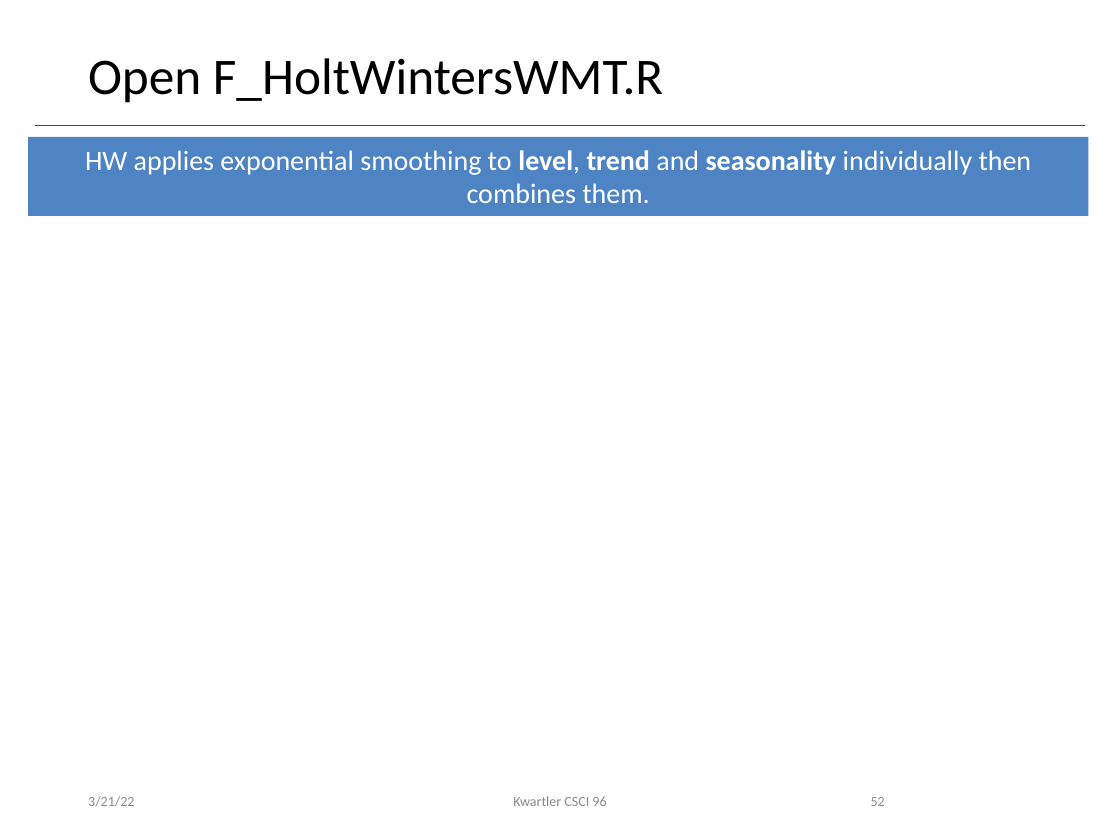
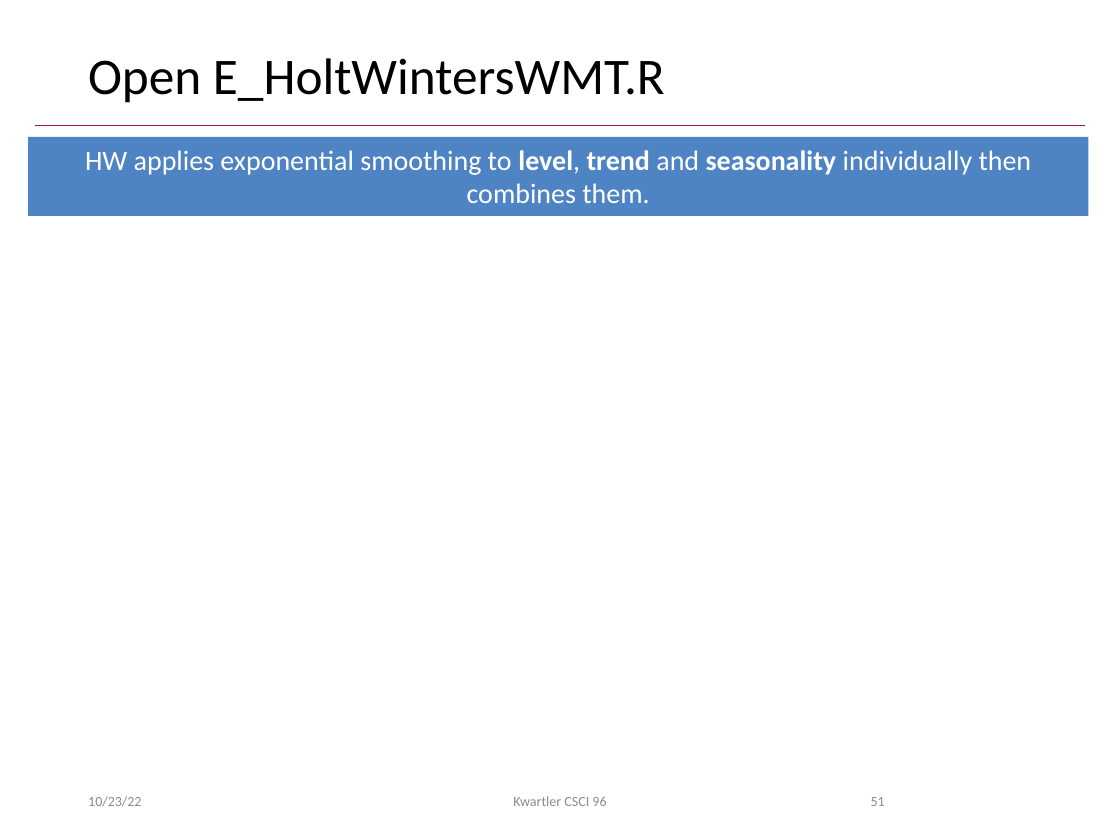
Before and after one commit to kwartler/Harvard_DataMining_Business_Student, a slide deck: slide 51 of Lessons/G_TimeSeries_Equities/A_TimeSeries.pptx (slide 52 before the commit). Drawn at 1120x840 pixels with LibreOffice and Linux fonts; fonts in the diff are those of the drawing; background and template pictures are left out. Boxes give left, top, right and bottom in pixels: in the first picture for what was removed or moved away, otherwise in the second. Text is boxed around its words. In the diff, an @@ line names an element or a change of style, - is before the commit and + after.

```diff
--- a/Lessons/G_TimeSeries_Equities/A_TimeSeries.pptx
+++ b/Lessons/G_TimeSeries_Equities/A_TimeSeries.pptx
@@ title at [88, 58, 665, 103]: text changed @@
-Open F_HoltWintersWMT.R
+Open E_HoltWintersWMT.R
@@ text at [88, 796, 141, 807]: text changed @@
-3/21/22
+10/23/22
@@ page number at [871, 797, 885, 806]: text changed @@
-52
+51
```
Also in this commit, not shown: 50 other slides changed, 1 slide removed.
